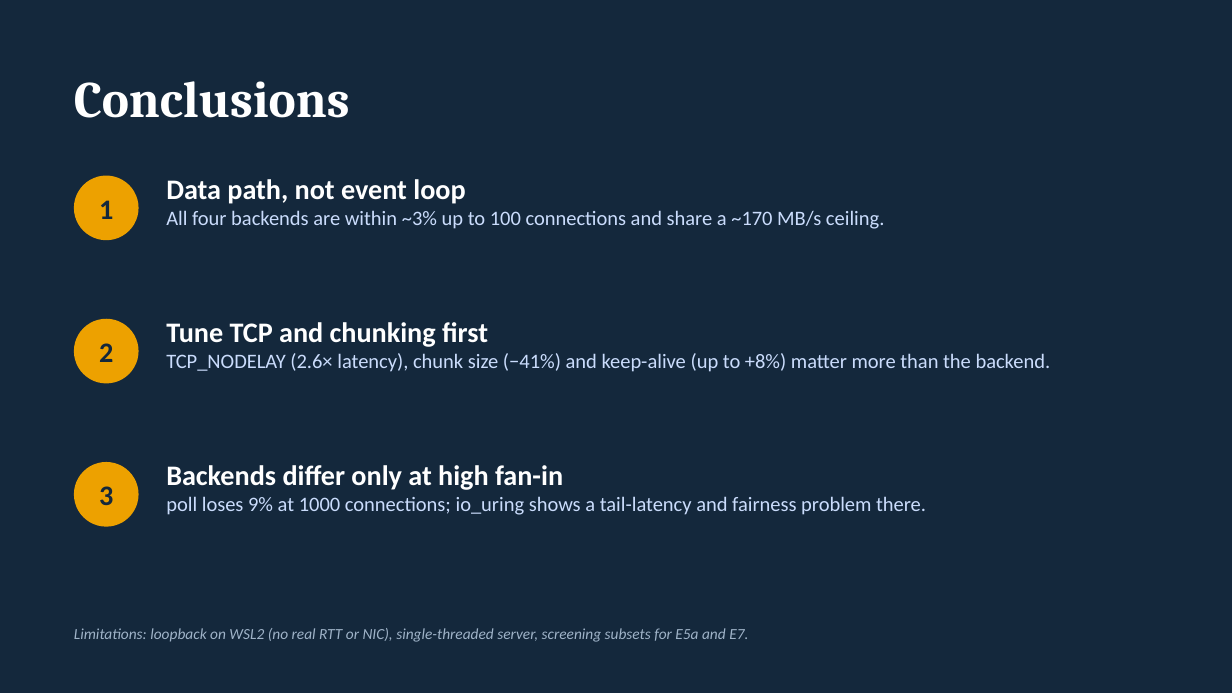
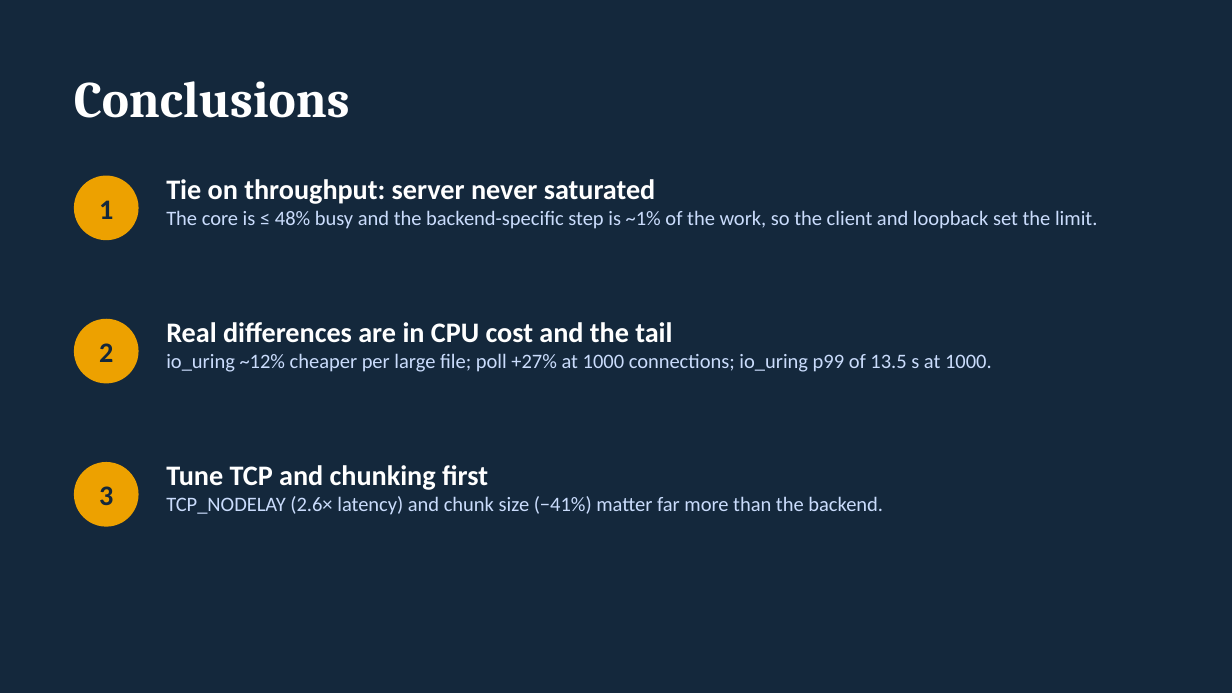
Before and after one commit to Pallav-Biyala/CS331-T008-NetworkIO, a slide deck: slide 13 of presentation-slides/File-Transfer-Server.pptx (slide 11 before the commit). Drawn at 1232x693 pixels with LibreOffice and Linux fonts; fonts in the diff are those of the drawing. Boxes give left, top, right and bottom in pixels: in the first picture for what was removed or moved away, otherwise in the second. Text is boxed around its words. In the diff, an @@ line names an element or a change of style, - is before the commit and + after.

```diff
--- a/presentation-slides/File-Transfer-Server.pptx
+++ b/presentation-slides/File-Transfer-Server.pptx
@@ text at box(166, 179, 1097, 229): text changed @@
-Data path, not event loop
-All four backends are within ~3% up to 100 connections and share a ~170 MB/s ceiling.
+Tie on throughput: server never saturated
+The core is ≤ 48% busy and the backend-specific step is ~1% of the work, so the client and loopback set the limit.
@@ text at box(166, 322, 992, 372): text changed @@
-Tune TCP and chunking first
-TCP_NODELAY (2.6× latency), chunk size (−41%) and keep-alive (up to +8%) matter more than the backend.
+Real differences are in CPU cost and the tail
+io_uring ~12% cheaper per large file; poll +27% at 1000 connections; io_uring p99 of 13.5 s at 1000.
@@ text at box(166, 465, 883, 515): text changed @@
-Backends differ only at high fan-in
-poll loses 9% at 1000 connections; io_uring shows a tail-latency and fairness problem there.
+Tune TCP and chunking first
+TCP_NODELAY (2.6× latency) and chunk size (−41%) matter far more than the backend.
@@ text removed at box(74, 628, 748, 642) @@
-Limitations: loopback on WSL2 (no real RTT or NIC), single-threaded server, screening subsets for E5a and E7.
```
Also in this commit, not shown: 8 other slides changed, 3 slides added, 6 other files.
